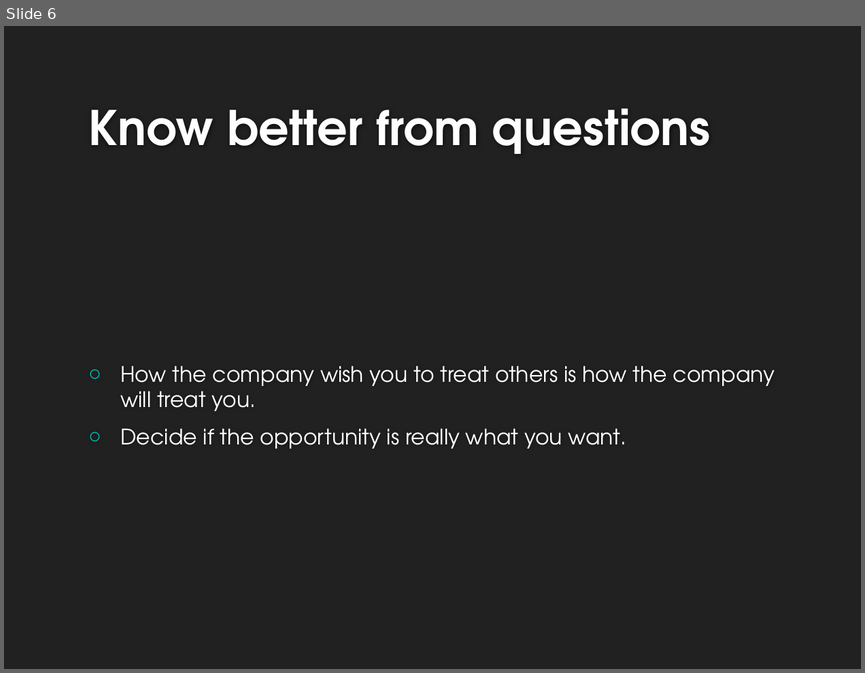
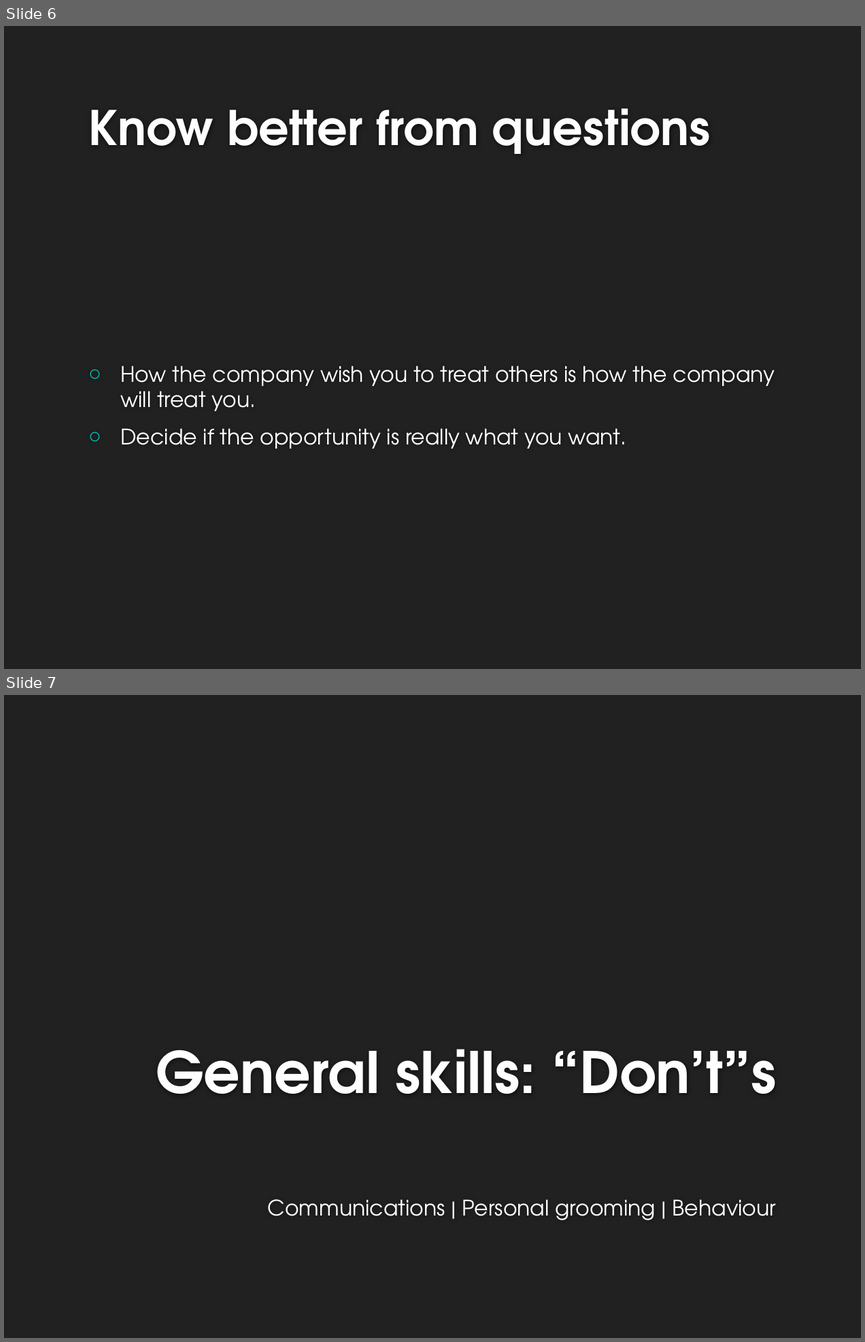
Before and after one commit to riwu/CS2101, a slide deck: OP1.pptx. Shown one above the other, each under a label of ours: slide 6 before the commit, slides 6 and 7 after it. The pictures are 865x673 and 865x1342 pixels, drawn with LibreOffice and Linux fonts; fonts in the diff are those of the drawing; background and template pictures are left out. Boxes give left, top, right and bottom in pixels: in the first picture for what was removed or moved away, otherwise in the second. Text is boxed around its words. In the diff, an @@ line names an element or a change of style, - is before the commit and + after.

```diff
--- a/OP1.pptx
+++ b/OP1.pptx
@@ slide 7 added at [4,695,861,1338], background #212121 @@
@@ title added at [156,1049,776,1093], 48 pt, text #FEFEFE, bold @@
+General skills: “Don’t”s
@@ text added at [268,1199,776,1220], 18 pt, text #FFFFFF @@
+Communications | Personal grooming | Behaviour
```
Also in this commit, not shown: 1 slide changed, 5 other slides added.
